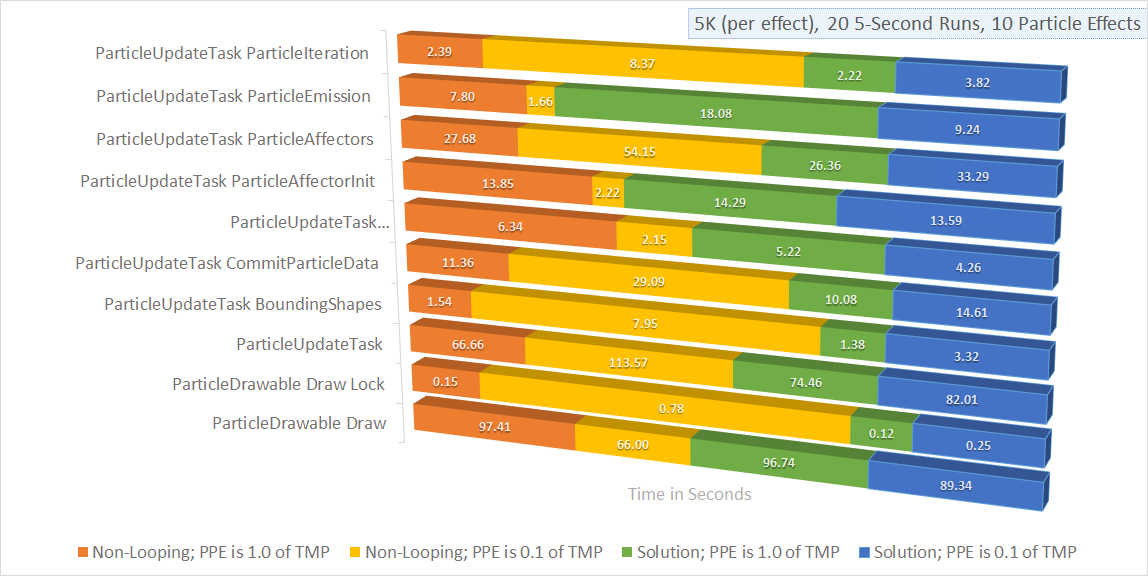
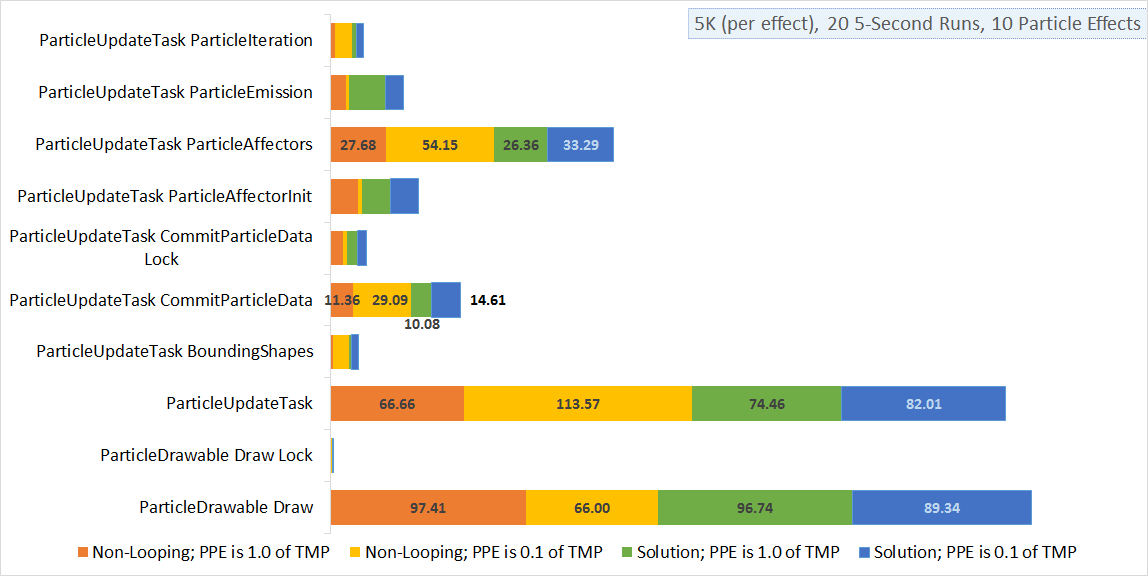
Layers edited between the first and the second 1148x576 image:
added layer "Layer 4" above "Layer 3" over (10, 14, 1077, 561)
